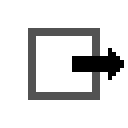
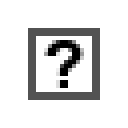
Layered file, before and after one edit (128x128). Changes by layer:
hid "Layer 8 copy" over (72, 48, 124, 80)
added layer "?" above "Layer 5" over (44, 40, 84, 88)
